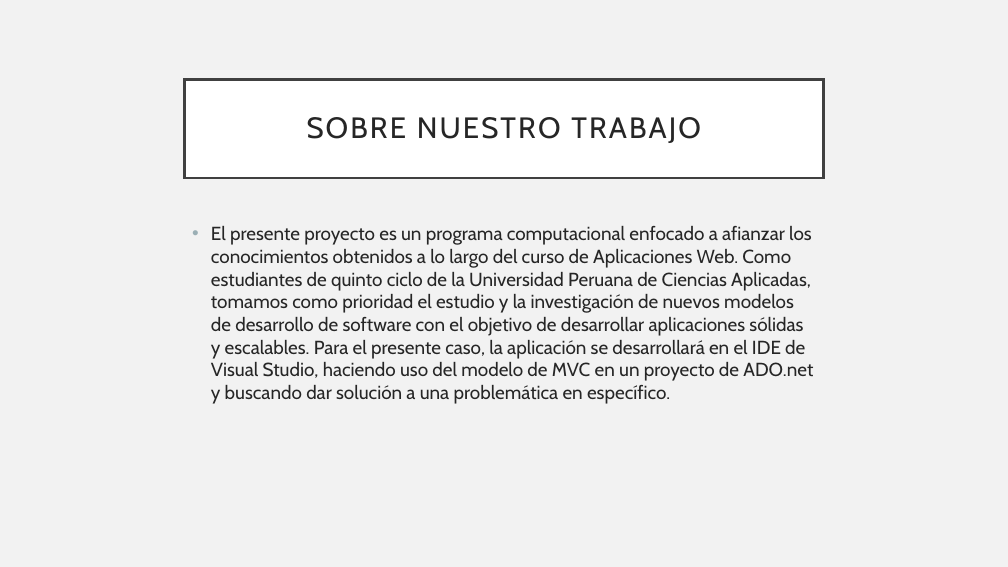
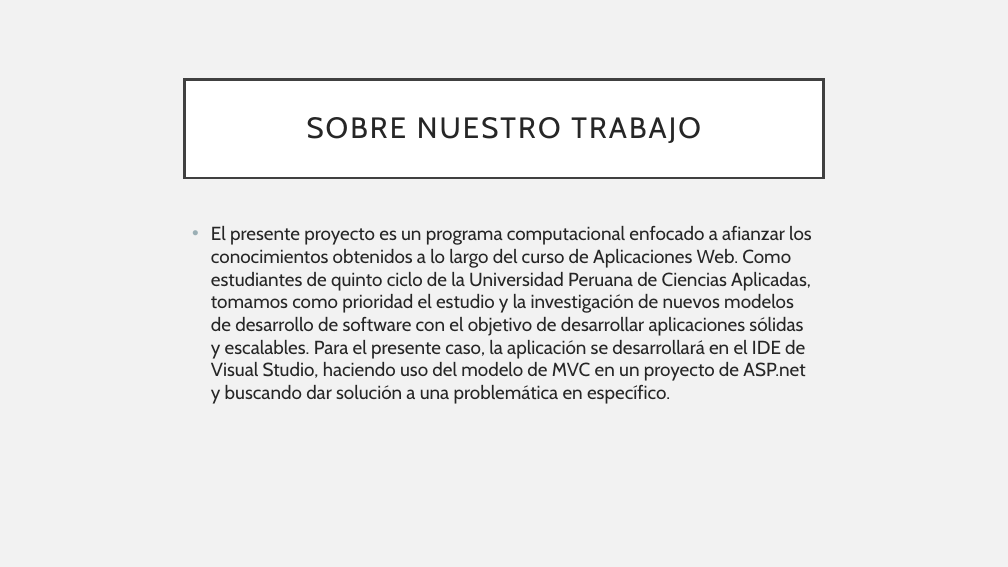
Before and after one commit to AdrianCAmes/SoccerMatch, a slide deck: slide 2 of SOCCERMATCH.pptx. Drawn at 1008x567 pixels with LibreOffice and Linux fonts; fonts in the diff are those of the drawing. Boxes give left, top, right and bottom in pixels: in the first picture for what was removed or moved away, otherwise in the second. Text is boxed around its words. In the diff, an @@ line names an element or a change of style, - is before the commit and + after.

```diff
--- a/SOCCERMATCH.pptx
+++ b/SOCCERMATCH.pptx
@@ text at [211, 226, 812, 404]: text changed @@
-• El presente proyecto es un programa computacional enfocado a afianzar los conocimientos obtenidos a lo largo del curso de Aplicaciones Web. Como estudiantes de quinto ciclo de la Universidad Peruana de Ciencias Aplicadas, tomamos como prioridad el estudio y la investigación de nuevos modelos de desarrollo de software con el objetivo de desarrollar aplicaciones sólidas y escalables. Para el presente caso, la aplicación se desarrollará en el IDE de Visual Studio, haciendo uso del modelo de MVC en un proyecto de ADO.net y buscando dar solución a una problemática en específico.
+• El presente proyecto es un programa computacional enfocado a afianzar los conocimientos obtenidos a lo largo del curso de Aplicaciones Web. Como estudiantes de quinto ciclo de la Universidad Peruana de Ciencias Aplicadas, tomamos como prioridad el estudio y la investigación de nuevos modelos de desarrollo de software con el objetivo de desarrollar aplicaciones sólidas y escalables. Para el presente caso, la aplicación se desarrollará en el IDE de Visual Studio, haciendo uso del modelo de MVC en un proyecto de ASP.net y buscando dar solución a una problemática en específico.
```
Also in this commit, not shown: 1 other file.
